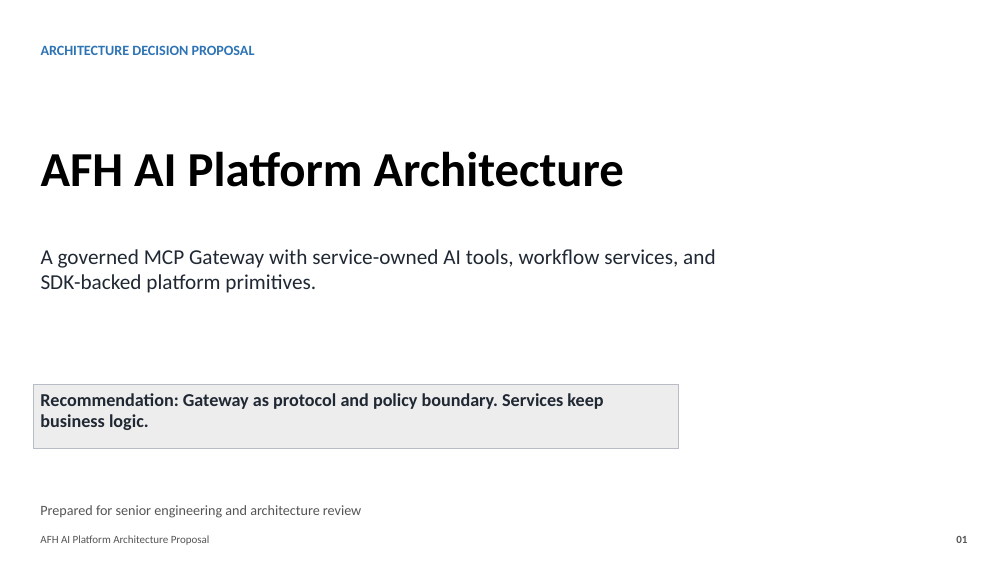
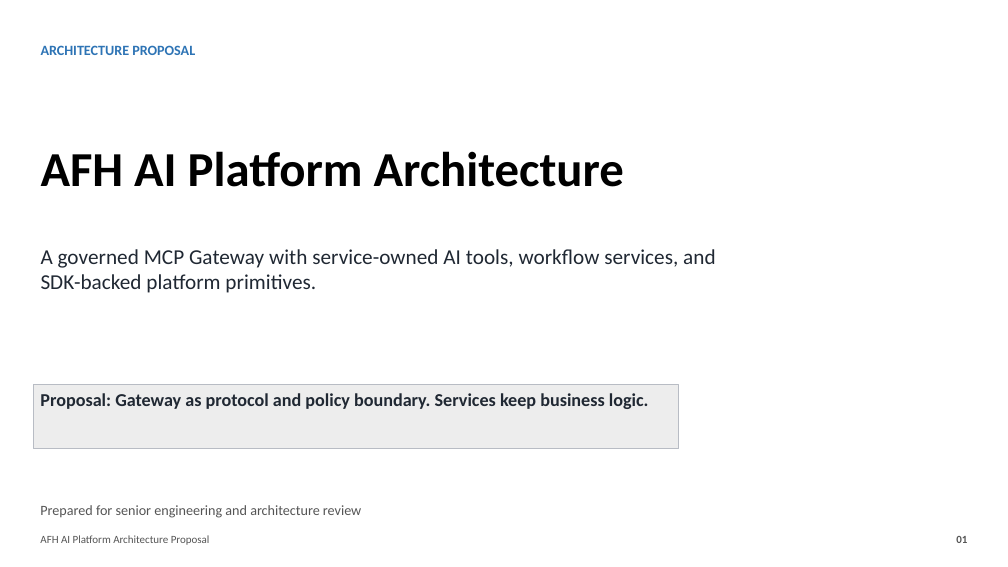
Before and after one commit to ikebotch/afh-booking-function-app, a slide deck: slide 1 of docs/AFH_AI_Platform_Architecture_Proposal.pptx. Drawn at 1008x567 pixels with LibreOffice and Linux fonts; fonts in the diff are those of the drawing. Boxes give left, top, right and bottom in pixels: in the first picture for what was removed or moved away, otherwise in the second. Text is boxed around its words. In the diff, an @@ line names an element or a change of style, - is before the commit and + after.

Commit message:
feat: Update AFH AI Platform Architecture Proposal documents

```diff
--- a/docs/AFH_AI_Platform_Architecture_Proposal.pptx
+++ b/docs/AFH_AI_Platform_Architecture_Proposal.pptx
@@ text at (41, 45, 195, 55): text changed @@
-ARCHITECTURE DECISION PROPOSAL
+ARCHITECTURE PROPOSAL
@@ text in rectangle at (40, 393, 649, 409): text changed @@
-Recommendation: Gateway as protocol and policy boundary. Services keep business logic.
+Proposal: Gateway as protocol and policy boundary. Services keep business logic.
```
Also in this commit, not shown: 11 other slides changed, 2 slides added, 1 other file.
